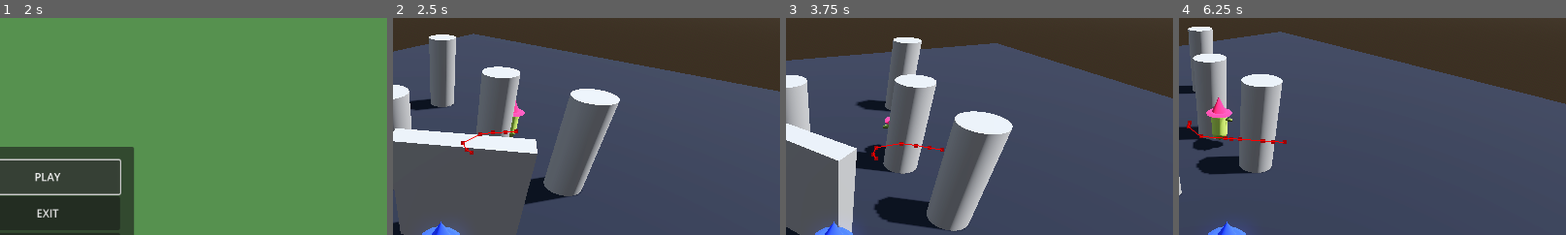
Above: before the commit, frames 1-4 (left to right).
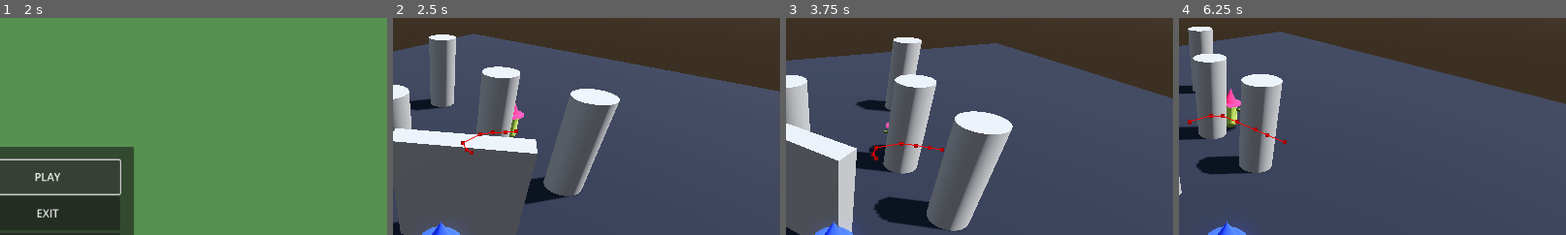
Above: after the commit, the same moments.

Repository: saba-kal/library-game
Game: Godot game, scene res://scenes/main_menu/main_menu.tscn
The game is run twice, just before and just after one commit, with the same random seed, the same clock (stepped at 60 frames per second) and the same inputs.
Inputs:
- Up to frame 1 (2 s): click "PLAY" at 0.5 s; click "PLAY" at 1.25 s
- Up to frame 2 (2.5 s): click "DEBUG AREA" at 2 s
- Up to frame 3 (3.75 s): hold D (right) 2.78-3.53 s; hold Q (cam_left) 2.78-3.53 s; hold S (down) from 3.53 s (still down); tap E (cam_right) at 3.6 s
- Up to frame 4 (6.25 s): release S (down) at 4.28 s; hold D (right) 4.28-5.03 s; hold Space (dash) 4.28-5.03 s; hold W (up) 5.03-5.78 s; tap Q (cam_left) at 5.1 s; hold A (left) from 5.78 s (still down); hold E (cam_right) from 5.78 s (still down)
The pictures show only the part of the screen within x 44-94%, y 0-50%; the shares and areas given below are measured in that part.

Frame 1 is identical in both runs. In frame 2, 0.1% of the frame differs, in the area x 30-35%, y 37-55%; in frame 3, 0.1%; in frame 4, 1.7%, in the area x 2-28%, y 32-62%.

Commit message:
Enemy Can Attack Properly, just needs a method/function called when hit. TBD

Diff:
--- /dev/null
+++ b/scenes/enemies/attack_range_types/attack_area_01.tscn
@@ -0,0 +1,13 @@
+[gd_scene load_steps=2 format=3 uid="uid://ck8r7tqyegby4"]
+
+[ext_resource type="Script" path="res://scripts/enemies/attack_range_types/attack_area_01.gd" id="1_26urj"]
+
+[node name="AttackArea01" type="Area3D"]
+collision_layer = 0
+collision_mask = 2
+script = ExtResource("1_26urj")
+
+[node name="CollisionPolygon3D" type="CollisionPolygon3D" parent="."]
+unique_name_in_owner = true
+transform = Transform3D(-4.37114e-08, -1, 4.37114e-08, 0, -4.37114e-08, -1, 1, -4.37114e-08, 1.91069e-15, 0, 0.5, 0)
+polygon = PackedVector2Array(1, -1, 1, 1, 0, 0)
--- a/scenes/enemies/detection_types/cone_detection.tscn
+++ b/scenes/enemies/detection_types/cone_detection.tscn
@@ -9,5 +9,5 @@
 
 [node name="CollisionPolygon3D" type="CollisionPolygon3D" parent="."]
 unique_name_in_owner = true
-transform = Transform3D(-4.37114e-08, -1, 4.37114e-08, 0, -4.37114e-08, -1, 1, -4.37114e-08, 1.91069e-15, 0, 1, 0)
+transform = Transform3D(-4.37114e-08, -1, 4.37114e-08, 0, -4.37114e-08, -1, 1, -4.37114e-08, 1.91069e-15, 0, 0.5, 0)
 polygon = PackedVector2Array(6, -3, 6, 3, 0, 0)
--- a/scenes/enemies/enemy_base.tscn
+++ b/scenes/enemies/enemy_base.tscn
@@ -1,8 +1,9 @@
-[gd_scene load_steps=16 format=3 uid="uid://78h1btx4mad8"]
+[gd_scene load_steps=17 format=3 uid="uid://78h1btx4mad8"]
 
 [ext_resource type="Script" path="res://scripts/enemies/enemy_base.gd" id="1_77wm7"]
 [ext_resource type="Script" path="res://scripts/enemies/state_machine.gd" id="2_j1e2k"]
 [ext_resource type="Script" path="res://scripts/enemies/states/EnemyFollow.gd" id="3_funnq"]
+[ext_resource type="PackedScene" uid="uid://ck8r7tqyegby4" path="res://scenes/enemies/attack_range_types/attack_area_01.tscn" id="3_jr2rb"]
 [ext_resource type="Script" path="res://scripts/enemies/states/EnemyWanderIdle.gd" id="3_yihnw"]
 [ext_resource type="PackedScene" uid="uid://bfl24oxfwtyci" path="res://scenes/enemies/detection_types/cone_detection.tscn" id="4_lxshi"]
 [ext_resource type="Script" path="res://scripts/enemies/states/EnemyMeleeAttack.gd" id="6_3nl6f"]
@@ -88,8 +89,9 @@
 move_speed = 1.5
 rotation_speed = 15.0
 
-[node name="EnemyMeleeAttack" type="Node" parent="StateMachine"]
+[node name="MeleeAttack" type="Node" parent="StateMachine"]
 script = ExtResource("6_3nl6f")
+attack_size = ExtResource("3_jr2rb")
 
 [node name="AggroTimeout" type="Timer" parent="."]
 unique_name_in_owner = true
--- /dev/null
+++ b/scripts/enemies/attack_range_types/attack_area_01.gd
@@ -0,0 +1,18 @@
+extends Area3D
+class_name Attack_Area_01
+signal player_in_hit_range(player)
+
+@export var attack_width:float = 2
+@export var attack_length:float = 1
+
+@onready var attack_shape:CollisionPolygon3D = %CollisionPolygon3D
+
+
+func _ready() -> void:
+	update_attack_size(attack_length, attack_width)
+
+func update_attack_size(length:float, width:float):
+	attack_shape.polygon[0].x = length
+	attack_shape.polygon[1].x = length
+	attack_shape.polygon[0].y = (width / 2) * -1
+	attack_shape.polygon[1].y = (width / 2)
--- a/scripts/enemies/state_machine.gd
+++ b/scripts/enemies/state_machine.gd
@@ -7,6 +7,7 @@
 @export var aggro_timeout:Timer = null
 @export var aggro_timeout_duration:float = 3
 @export var detection_type:Area3D = null
+@export var melee_attack_range:Area3D = null
 @export_flags_3d_physics var layers_searched
 
 var player_target:CharacterBody3D
@@ -23,6 +24,10 @@
 	if detection_type:
 		detection_type.body_entered.connect(player_entered_range)
 		detection_type.body_exited.connect(player_exited_range)
+
+	if melee_attack_range:
+		melee_attack_range.body_entered.connect(player_entered_range)
+		melee_attack_range.body_exited.connect(player_exited_range)
 
 	## Loads children attached under state machine, and connects their transitioned signal.
 	for child in get_children():
@@ -72,6 +77,8 @@
 	if body.is_in_group("player"):
 		player_target = body
 		print("Player in range.")
+		if !aggro_timeout.is_stopped():
+			aggro_timeout.stop()
 		line_of_sight_check()
 
 ## When player leaves range, starts a timer, if it times out, stops aggroing player.
@@ -86,7 +93,7 @@
 	var origin = Vector3(enemy_body.global_position.x, enemy_body.global_position.y+1,enemy_body.global_position.z)
 	var end = Vector3(player_target.global_position.x, player_target.global_position.y+1,player_target.global_position.z)
 	while (player_target != null) or (engaged == true):
-		await get_tree().create_timer(0.1).timeout
+		await get_tree().create_timer(0.05).timeout
 		var query = PhysicsRayQueryParameters3D.create(origin, end)
 		var result = space_state.intersect_ray(query)
 		if result:
--- a/scripts/enemies/states/EnemyFollow.gd
+++ b/scripts/enemies/states/EnemyFollow.gd
@@ -6,6 +6,7 @@
 @export var rotation_speed:float = 10.0
 
 func Enter():
+	print("Entering: Follow State")
 	pass
 
 func Exit():
@@ -25,10 +26,12 @@
 		var target_rotation = atan2(move_direction.x, move_direction.z) - enemy.rotation.y
 
 		mesh.rotation.y = lerp_angle(mesh.rotation.y, target_rotation, rotation_speed * _delta)
-		enemy.velocity = move_direction * move_speed
+		enemy.velocity.x = move_direction.x * move_speed
+		enemy.velocity.z = move_direction.z * move_speed
 
 		if player_target != null:
 			if enemy.global_position.distance_to(player_target.global_position) < engage_range:
-				print("ATTACK")
+				Transitioned.emit(self,"meleeattack")
 	else:
+		nav_agent.target_position = Vector3.ZERO
 		Transitioned.emit(self,"idle")
--- a/scripts/enemies/states/EnemyMeleeAttack.gd
+++ b/scripts/enemies/states/EnemyMeleeAttack.gd
@@ -1,8 +1,40 @@
 extends State
 class_name EnemyMeleeAttack
 
+@export var attack_size:PackedScene = null
+var attack_instance:Area3D
+var time_before_attack_hits:float = 1
+var player_in_range:bool = false
+
 func Enter():
-	pass
+	print("Entering: Melee Attack State")
+	nav_agent.target_position = enemy.global_position
+	spawn_area_attack()
+
+func spawn_area_attack():
+	attack_instance = attack_size.instantiate()
+	mesh.add_child(attack_instance)
+	attack_instance.body_entered.connect(player_in_area_range)
+	attack_instance.body_exited.connect(player_outside_range)
+	attack_instance.update_attack_size(4, 3)
+	await get_tree().create_timer(time_before_attack_hits).timeout
+	perform_attack()
+
+func player_in_area_range(body:Node3D):
+	if body.is_in_group("player"):
+		player_in_range = true
+
+func player_outside_range(body:Node3D):
+	if body.is_in_group("player"):
+		player_in_range = false
+
+func perform_attack():
+	if player_in_range:
+		print("PLAYER DAMAGED.")
+	else:
+		print("Player wasn't in range of attack area.")
+	attack_instance.queue_free()
+	Transitioned.emit(self,"follow")
 
 func Exit():
 	pass
@@ -11,4 +43,4 @@
 	pass
 
 func Physics_Update(_delta: float):
-	pass
+	enemy.velocity = Vector3.ZERO
--- a/scripts/enemies/states/EnemyWanderIdle.gd
+++ b/scripts/enemies/states/EnemyWanderIdle.gd
@@ -10,12 +10,13 @@
 	nav_agent.target_position = Vector3(starting_position.x + randf_range(-5,5), 0,starting_position.z + randf_range(-5,5))
 
 func Enter():
+	print("Entering: Idle Wander State")
 	if starting_position == Vector3.ZERO:
 		starting_position = enemy.global_position
 	else:
 		nav_agent.target_position = starting_position
 		nav_agent.navigation_finished.connect(random_new_spot)
-	if !nav_agent.target_position:
+	if nav_agent.target_position == Vector3.ZERO:
 		random_new_spot()
 		nav_agent.navigation_finished.connect(random_new_spot)
 
@@ -40,4 +41,5 @@
 		var move_direction = local_destination.normalized()
 		var target_rotation = atan2(move_direction.x, move_direction.z) - enemy.rotation.y
 		mesh.rotation.y = lerp_angle(mesh.rotation.y, target_rotation, rotation_speed * _delta)
-		enemy.velocity = move_direction * move_speed
+		enemy.velocity.x = move_direction.x * move_speed
+		enemy.velocity.z = move_direction.z * move_speed
